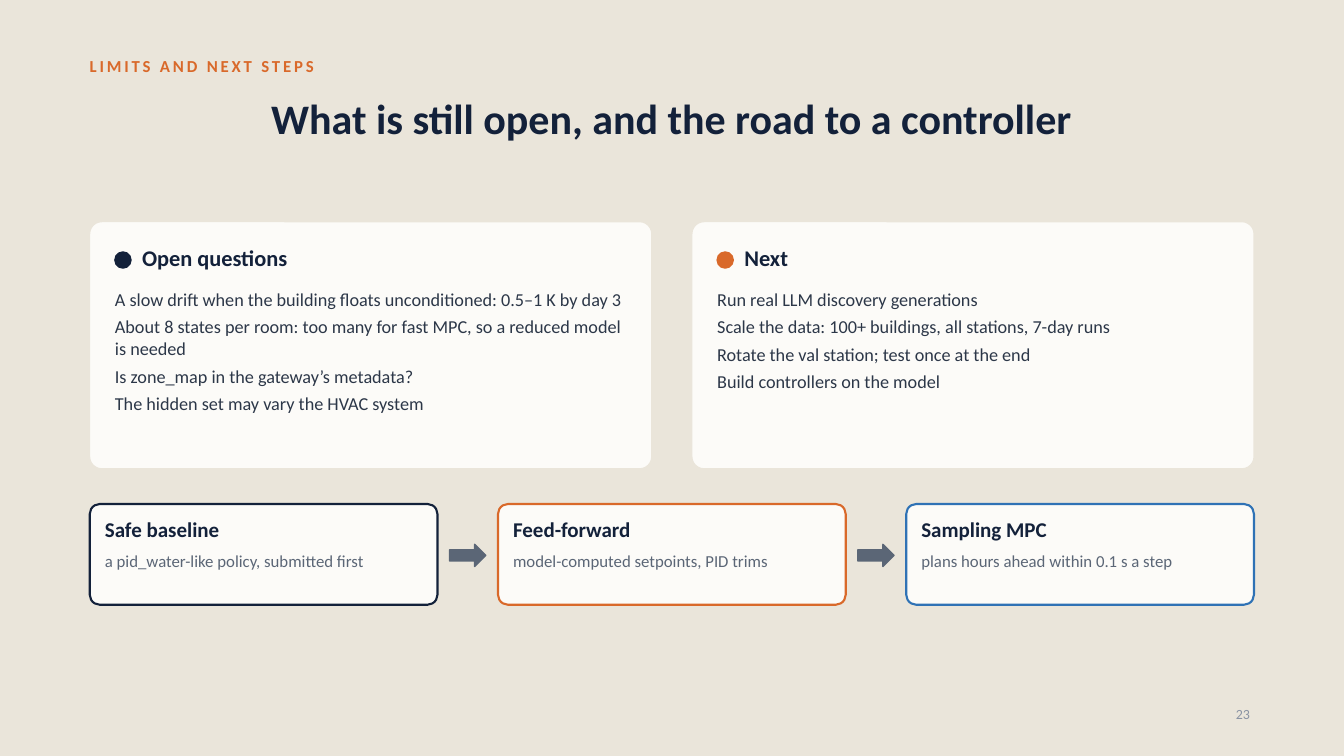
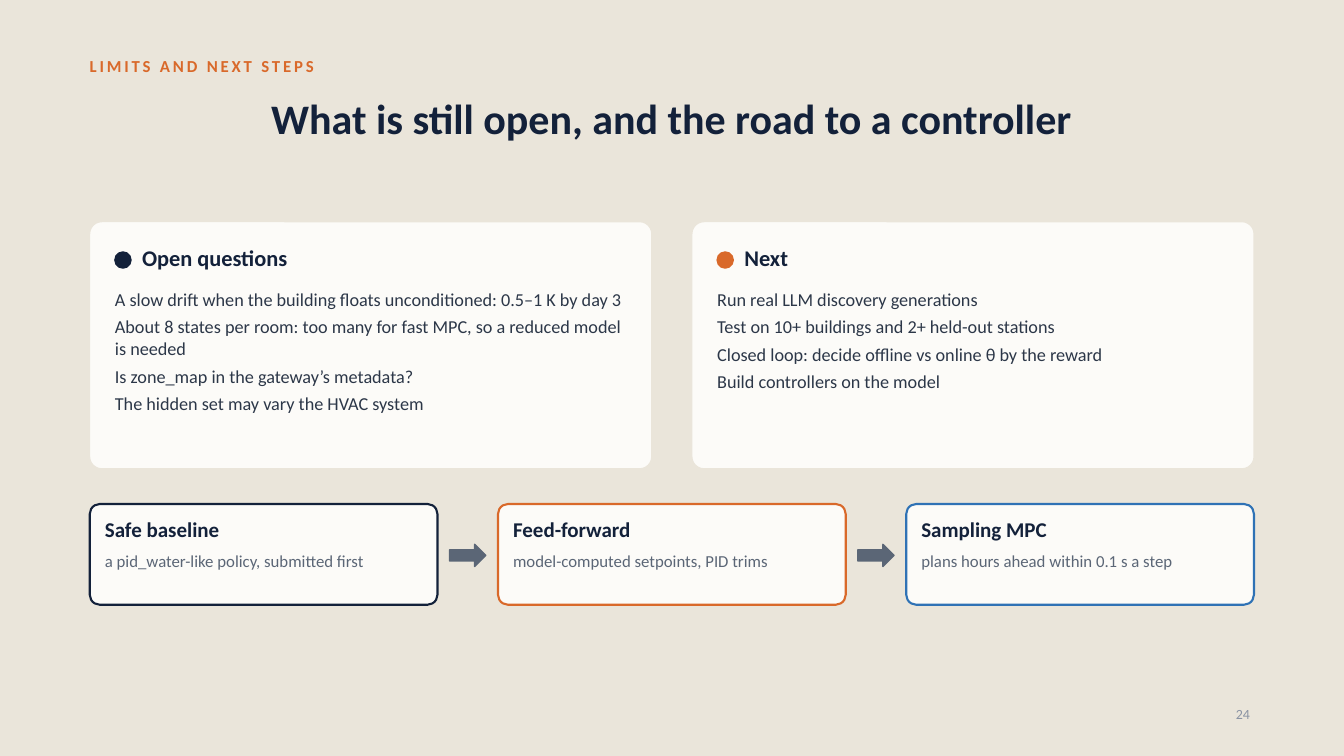
Before and after one commit to srivathsanb14/working-code, a slide deck: slide 24 of docs/One_Controller_for_Every_Building.pptx (slide 23 before the commit). Drawn at 1344x756 pixels with LibreOffice and Linux fonts; fonts in the diff are those of the drawing. Boxes give left, top, right and bottom in pixels: in the first picture for what was removed or moved away, otherwise in the second. Text is boxed around its words. In the diff, an @@ line names an element or a change of style, - is before the commit and + after.

```diff
--- a/docs/One_Controller_for_Every_Building.pptx
+++ b/docs/One_Controller_for_Every_Building.pptx
@@ text at (717, 320, 1102, 364): text changed @@
-Scale the data: 100+ buildings, all stations, 7-day runs
-Rotate the val station; test once at the end
+Test on 10+ buildings and 2+ held-out stations
+Closed loop: decide offline vs online θ by the reward
@@ page number at (1236, 710, 1250, 719): text changed @@
-23
+24
```
Also in this commit, not shown: 7 other slides changed, 1 slide added, 15 other files.
